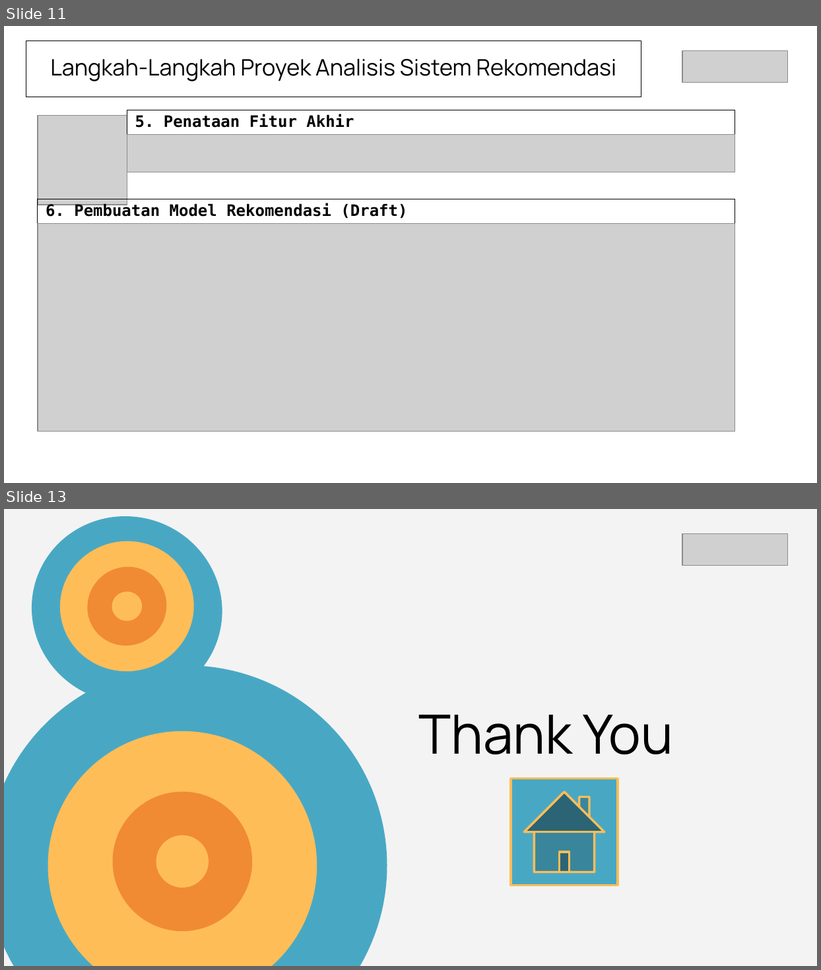
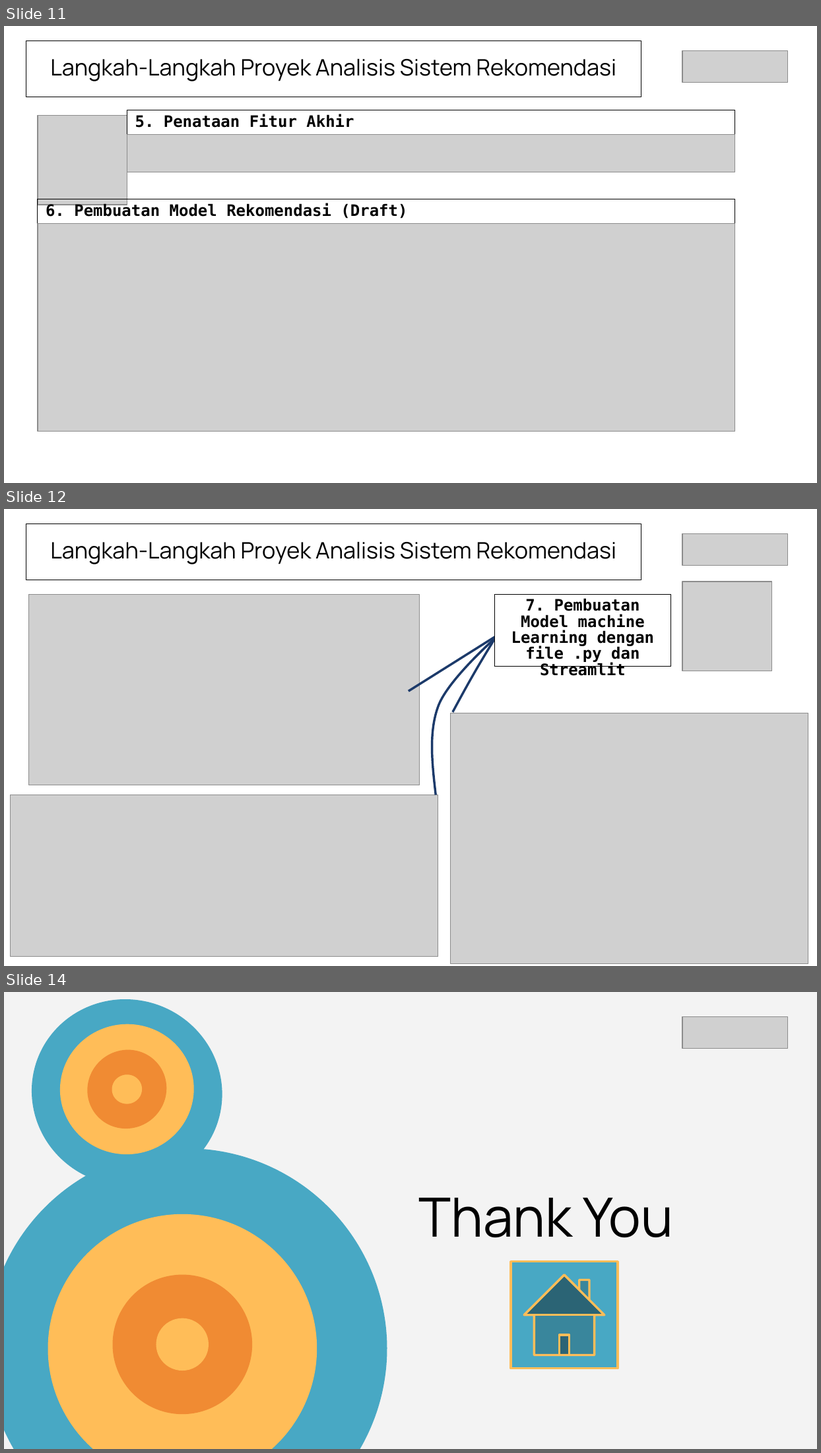
Before and after one commit to Fajrimughni/Final_Project_Fajri, a slide deck: Presentasi Final Project Data Analyst-Fajri Ilham Mughni.pptx. Shown one above the other, each under a label of ours: slides 11 and 13 before the commit, slides 11, 12 and 14 after it; the slides between them are not shown. The pictures are 821x970 and 821x1453 pixels, drawn with LibreOffice and Linux fonts; fonts in the diff are those of the drawing; grey boxes stand for pictures. Boxes give left, top, right and bottom in pixels: in the first picture for what was removed or moved away, otherwise in the second. Text is boxed around its words. In the diff, an @@ line names an element or a change of style, - is before the commit and + after.

```diff
--- a/Presentasi Final Project Data Analyst-Fajri Ilham Mughni.pptx
+++ b/Presentasi Final Project Data Analyst-Fajri Ilham Mughni.pptx
@@ slide 12 added at [4,509,817,966], background #FFFFFF @@
@@ rectangle added at [26,524,642,580], fill #FFFFFF, outline #000000 0.75 pt, 20 pt, text #000000 @@
+Langkah-Langkah Proyek Analisis Sistem Rekomendasi
@@ picture added at [682,533,788,565] @@
@@ picture added at [682,582,772,671] @@
@@ picture added at [28,594,418,785] @@
@@ rectangle added at [495,594,671,667], fill #FFFFFF, outline #000000 0.75 pt, 14 pt, text #000000, bold @@
+7. Pembuatan Model machine Learning dengan file .py dan Streamlit
@@ freeform shape added at [408,635,498,691], outline #1D3A6B 2 pt @@
@@ freeform shape added at [432,638,495,794], outline #1D3A6B 2 pt @@
@@ freeform shape added at [453,638,495,712], outline #1D3A6B 2 pt @@
@@ picture added at [450,713,808,964] @@
@@ picture added at [10,795,438,957] @@
@@ what was slide 13 is now slide 14 @@
```
Also in this commit, not shown: 2 slides changed, 5 other files.
